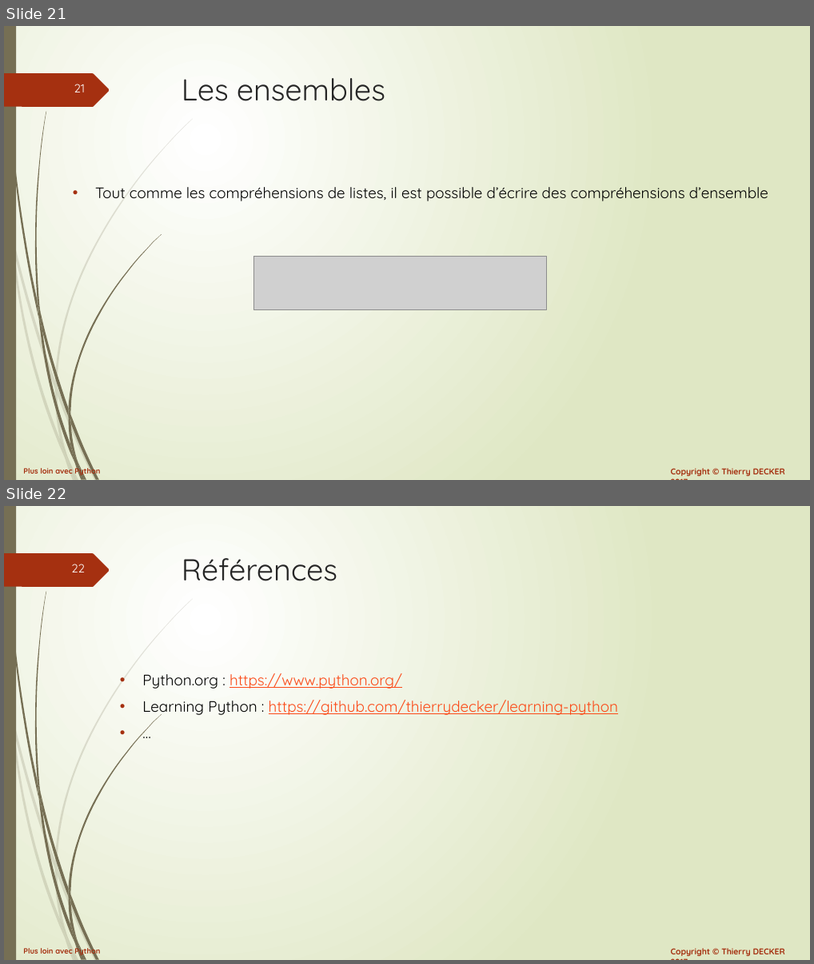
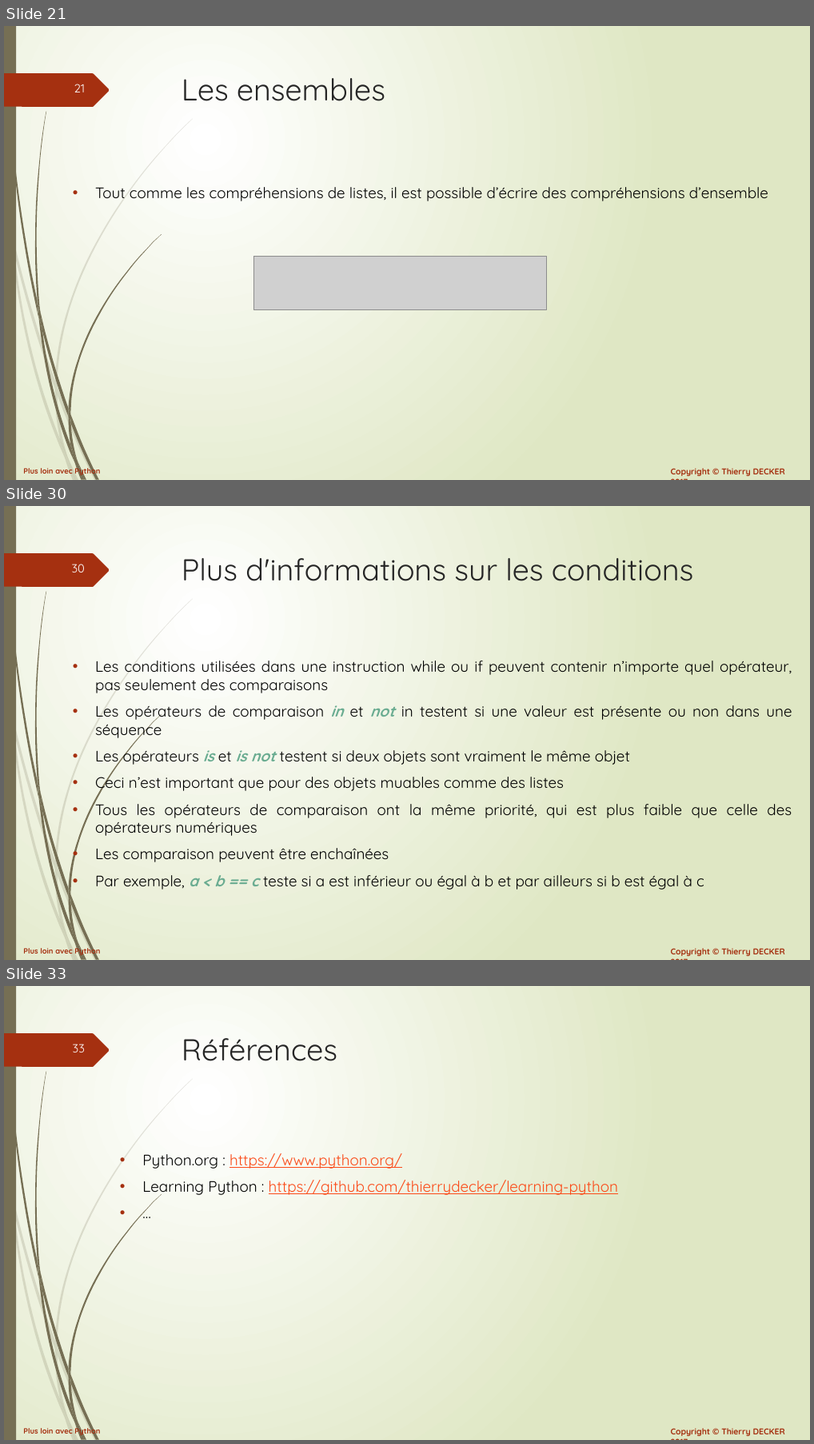
Before and after one commit to VikmanTheRacoon/learning-python, a slide deck: documentations/python-102.pptx. Shown one above the other, each under a label of ours: slides 21 and 22 before the commit, slides 21, 30 and 33 after it; the slides between them are not shown. The pictures are 814x964 and 814x1444 pixels, drawn with LibreOffice and Linux fonts; fonts in the diff are those of the drawing; grey boxes stand for pictures. Boxes give left, top, right and bottom in pixels: in the first picture for what was removed or moved away, otherwise in the second. Text is boxed around its words. In the diff, an @@ line names an element or a change of style, - is before the commit and + after.

```diff
--- a/documentations/python-102.pptx
+++ b/documentations/python-102.pptx
@@ slide 30 added at (4,506,810,960), background gradient #FFFFFF to #DFE8C4; not listed: 27 template elements that a slide beside it also shows @@
@@ title added at (182,558,694,581), 36 pt, text #262626 @@
+Plus d'informations sur les conditions
@@ text added at (95,660,792,889), 18 pt, text #000000 @@
+• Les conditions utilisées dans une instruction while ou if peuvent contenir n’importe quel opérateur, pas seulement des comparaisons
+• Les opérateurs de comparaison in et not in testent si une valeur est présente ou non dans une séquence
+• Les opérateurs is et is not testent si deux objets sont vraiment le même objet
+• Ceci n’est important que pour des objets muables comme des listes
+• Tous les opérateurs de comparaison ont la même priorité, qui est plus faible que celle des opérateurs numériques
+• Les comparaison peuvent être enchaînées
+• Par exemple, a < b == c teste si a est inférieur ou égal à b et par ailleurs si b est égal à c
@@ what was slide 22 is now slide 33 @@
@@ page number at (73,1044,85,1052): text changed @@
-22
+33
```
Also in this commit, not shown: 10 other slides added, 1 other file.
